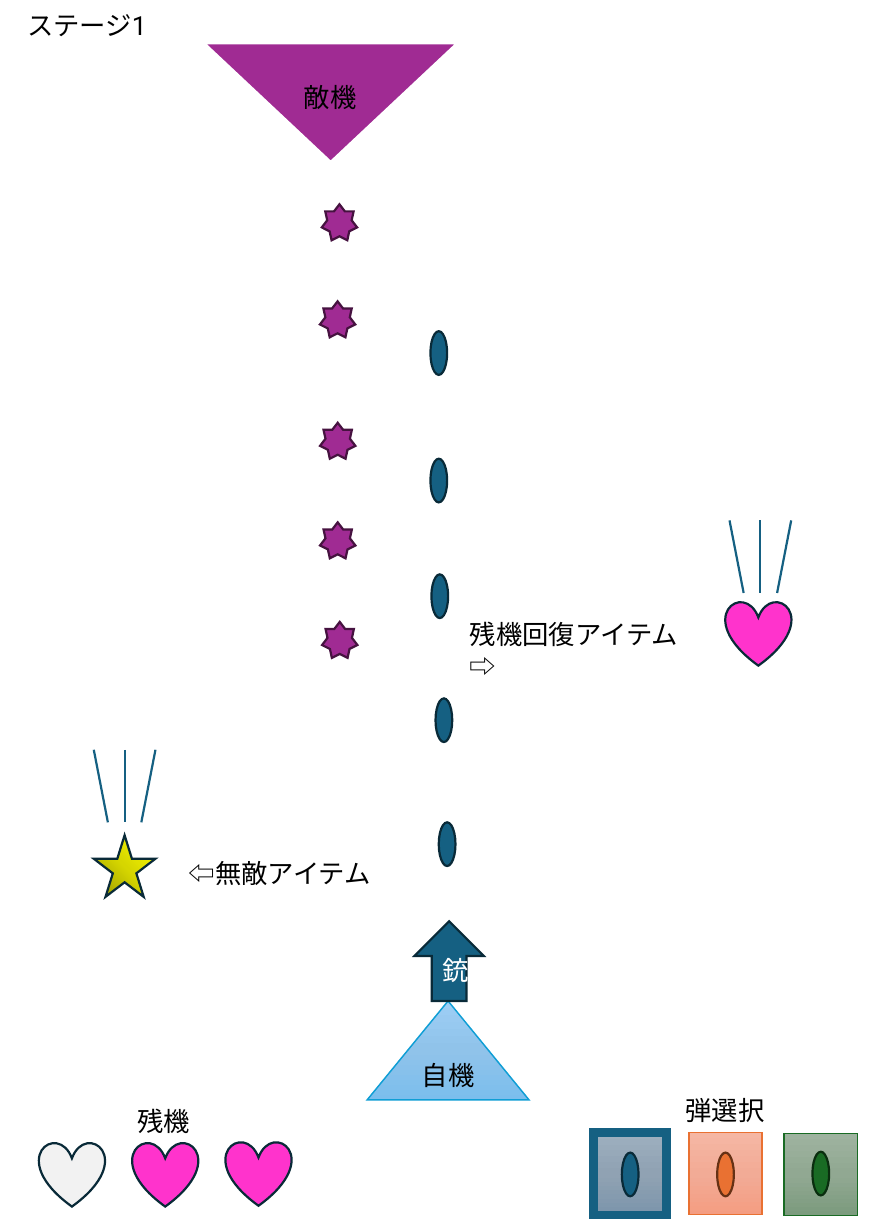
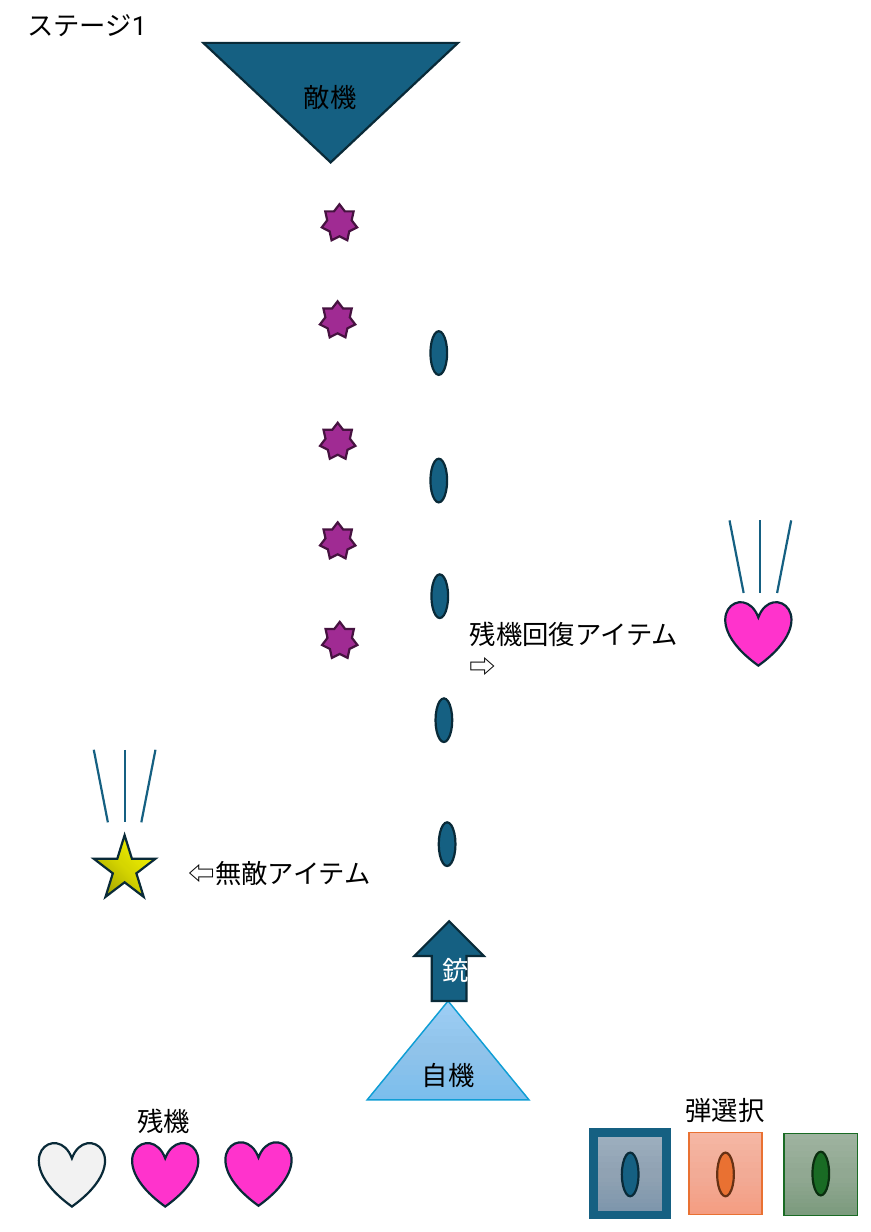
Before and after one commit to Saku-0423/team09, a slide deck: slide 1 of materials/ノーマルステージ画面.pptx. Drawn at 871x1232 pixels with LibreOffice and Linux fonts; fonts in the diff are those of the drawing. Boxes give left, top, right and bottom in pixels: in the first picture for what was removed or moved away, otherwise in the second. Text is boxed around its words. In the diff, an @@ line names an element or a change of style, - is before the commit and + after.

```diff
--- a/materials/ノーマルステージ画面.pptx
+++ b/materials/ノーマルステージ画面.pptx
@@ triangle at (203,43,458,162): fill #A02B93 to #156082; outline #FFFFFF 2 pt to #092A39 1.5 pt @@
```
